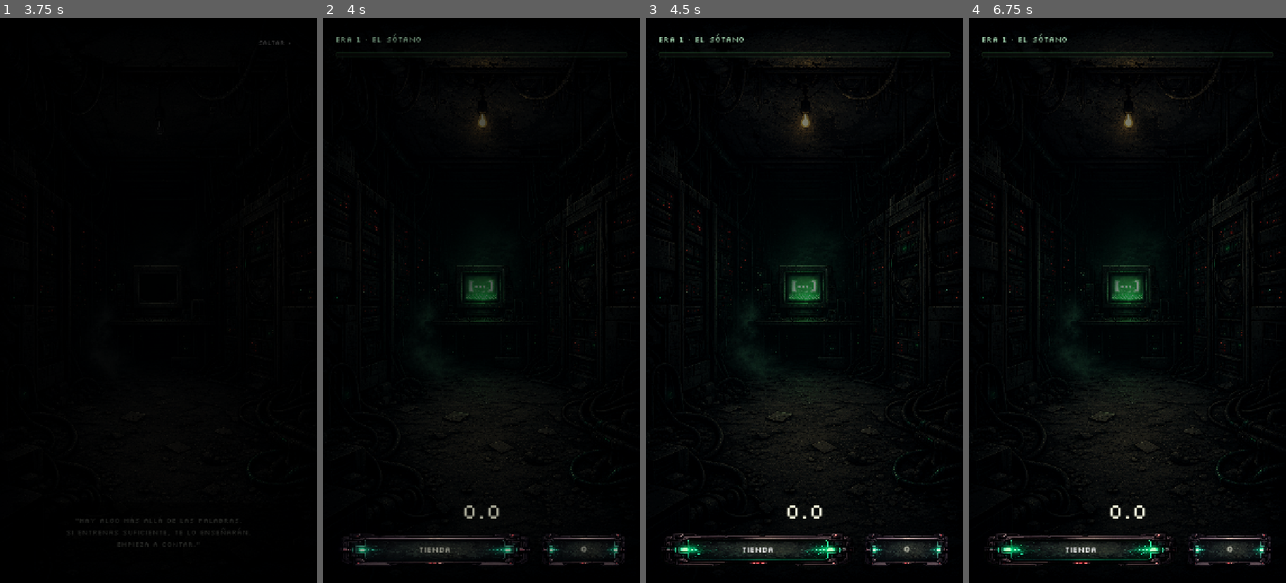
Above: before the commit, frames 1-4 (left to right).
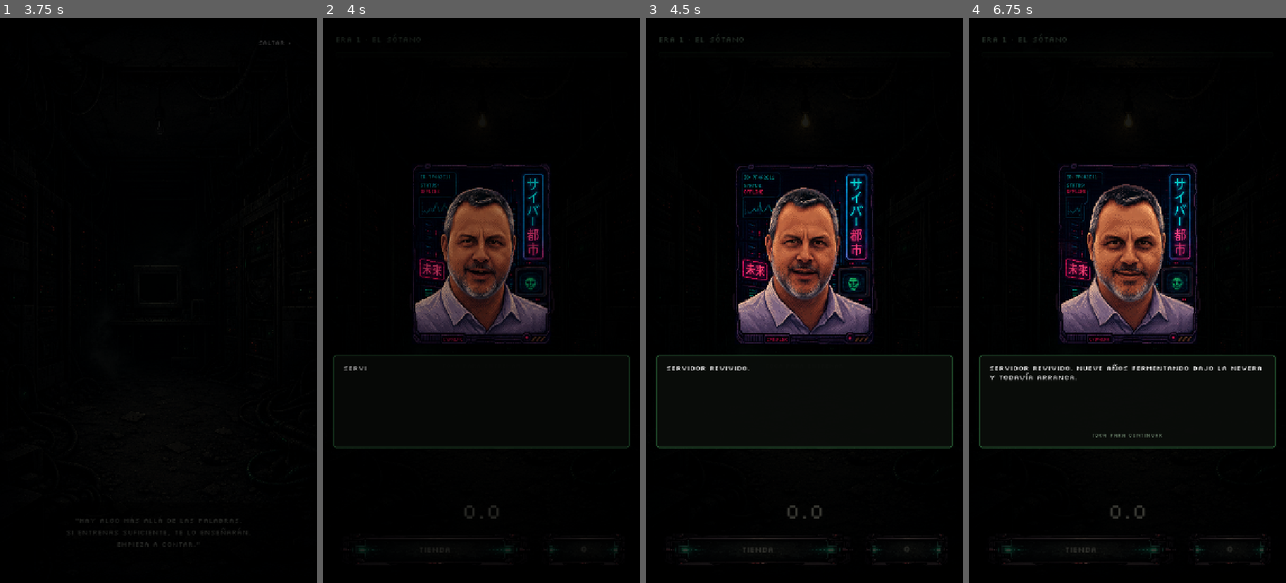
Above: after the commit, the same moments.

Repository: vpedrosa/programacion-dispositivos-moviles
Game: Godot game, scene res://scenes/screens/main_menu/main_menu.tscn
Same seed, same stepped clock (60 frames per second), same inputs: the game is played once before the commit and once after it.
Inputs (mouse positions are in pixels of both pictures, inside the frame that each line leads up to):
- Up to frame 1 (3.75 s): click "NUEVA" at 0.5 s; click "‹ ATRÁS" at 1.25 s; click "NUEVA" at 2 s; click "SLOT 1 · vacío" at 2.75 s; click "Saltar ›" at 3.5 s
- Up to frame 2 (4 s): no input
- Up to frame 3 (4.5 s): click "TIENDA" at 4.25 s
- Up to frame 4 (6.75 s): click (1127, 277) at 5 s, where only the run after the commit has a clickable "TOCA PARA ENTRENAR"; click "⚙" at 5.75 s; click "TIENDA" at 6.5 s

Frame 1 is identical in both runs. In frame 2, 9.3% of the frame differs, in the area x 3-99%, y 2-97%; in frame 3, 12%; in frame 4, 13%.
Error before the commit: Parse Error: Assigned value for constant "ERA_DIALOGS" isn't a constant expression. (res://scenes/screens/game/game.gd:16)

Commit message:
fix #311: corrige ERA_DIALOGS constante y declara _play_area en game.gd
PackedStringArray(...) no es una expresión constante en GDScript 4,
así que la const ERA_DIALOGS rompía el parser. Se cambia el valor a
Array literal y se convierte a PackedStringArray en el punto de
consumo (_maybe_show_era_intro). De paso se añade el @onready var
_play_area: Control = %PlayArea que faltaba: lo referenciaban
_refresh_play_area y la rotación del tap target para Era 1, pero no
estaba declarado y el parser fallaba en cuanto se cargaba la escena.

Diff:
--- a/the-tokenizer/game/the-tokenizer/scenes/screens/game/game.gd
+++ b/the-tokenizer/game/the-tokenizer/scenes/screens/game/game.gd
@@ -14,19 +14,19 @@
 const DIALOGUE_SCENE := preload("res://scenes/screens/dialogue/dialogue.tscn")
 
 const ERA_DIALOGS := {
-	PlayerState.ERA_BASEMENT: PackedStringArray([
+	PlayerState.ERA_BASEMENT: [
 		"Servidor revivido. Nueve años fermentando bajo la nevera y todavía arranca.",
 		"El fichero del escritorio era una receta: contar pares de palabras. La estadística más pobre del mundo.",
 		"Si la pulso lo suficiente, empezará a predecir. Empezar a contar es empezar a entrenar.",
 		"Toca la consola. Cada pulsación es un token.",
-	]),
-	PlayerState.ERA_SINGULARITY: PackedStringArray([
+	],
+	PlayerState.ERA_SINGULARITY: [
 		"Pasan los años. El modelo del sótano no pide descanso.",
 		"Empezó contando pares. Ahora reescribe su propia arquitectura mientras yo duermo.",
 		"Algo ha cambiado en los logs. Ya no parecen escritos por mí.",
 		"La singularidad no llega con fanfarrias. Llega cuando el modelo deja de aprender de ti y empieza a aprender mejor que tú.",
 		"Mantén el ritmo. Ya no eres tú quien entrena.",
-	]),
+	],
 }
 
 const ERA_NAMES := {
@@ -45,6 +45,7 @@
 @onready var _debug_badge: Label = %DebugBadge
 @onready var _shop_button: Button = %ShopButton
 @onready var _settings_button: Button = %SettingsButton
+@onready var _play_area: Control = %PlayArea
 @onready var _toast: Control = %Toast
 @onready var _toast_label: Label = %ToastLabel
 
@@ -134,9 +135,10 @@
 	var event_id := StringName("era_%d_intro_dialog" % era)
 	if GameState.has_event_triggered(event_id):
 		return
-	var lines: PackedStringArray = ERA_DIALOGS.get(era, PackedStringArray())
-	if lines.is_empty():
+	var raw: Array = ERA_DIALOGS.get(era, [])
+	if raw.is_empty():
 		return
+	var lines := PackedStringArray(raw)
 	GameState.mark_event_triggered(event_id)
 	var dialog := SceneManager.push_overlay(DIALOGUE_SCENE)
 	if dialog != null:
